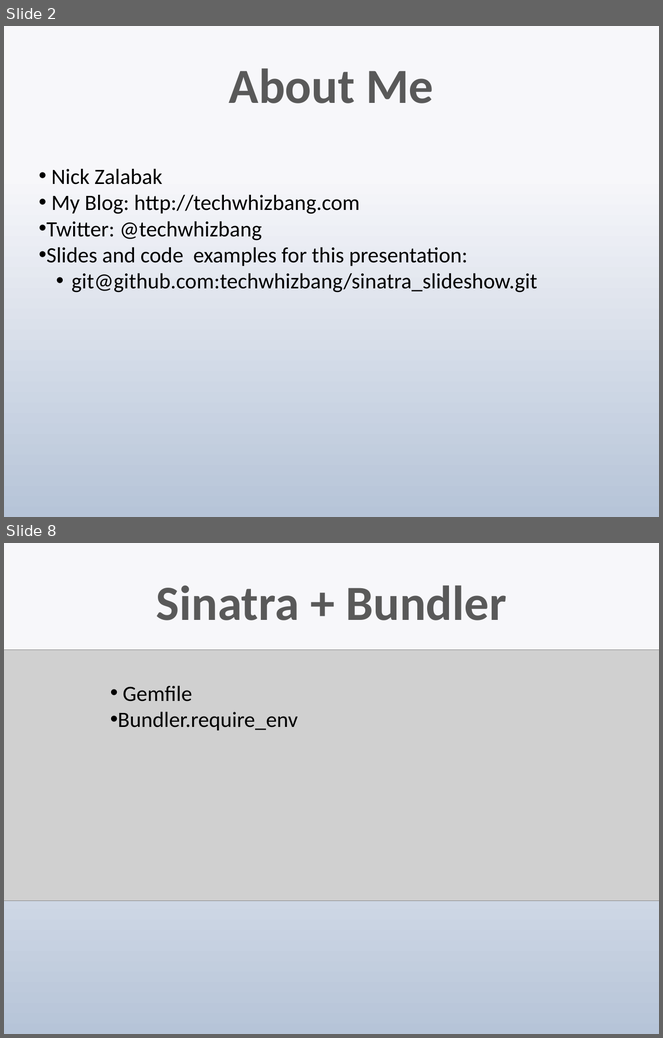
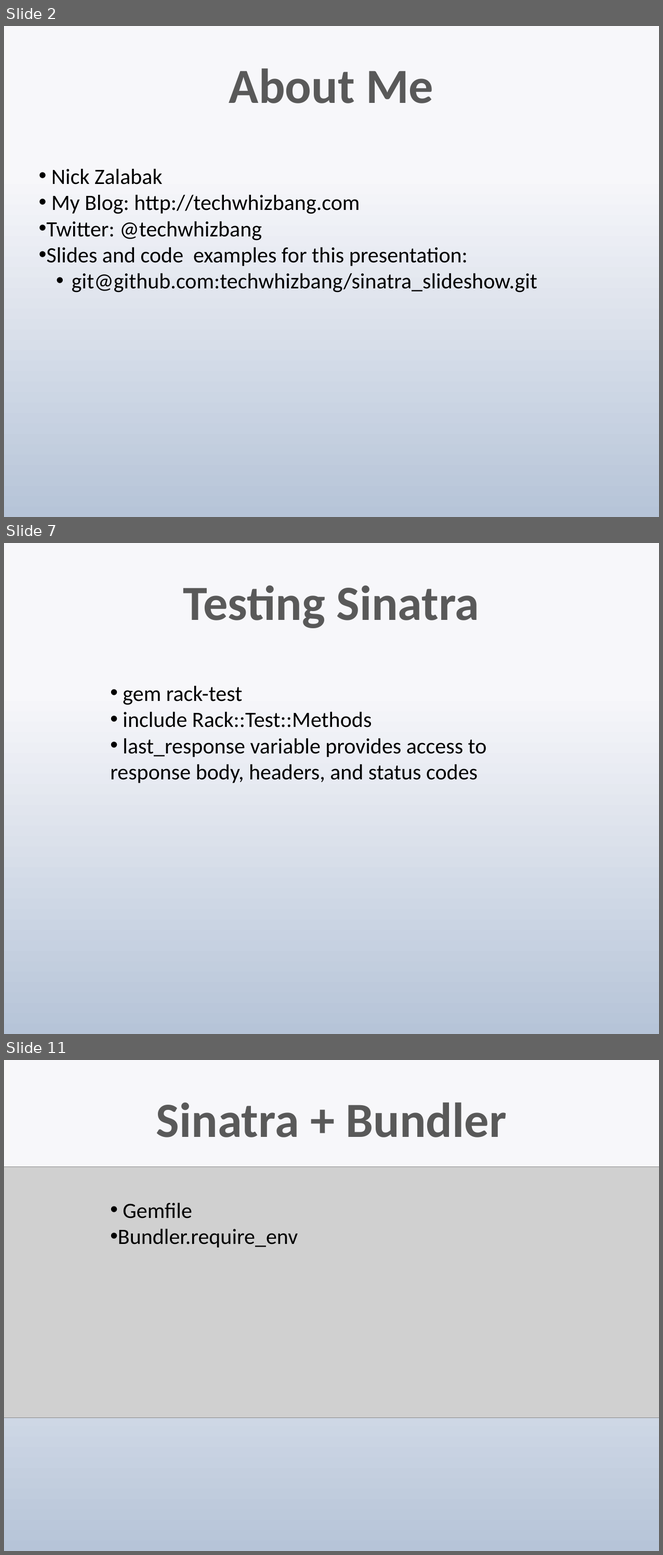
Before and after one commit to techwhizbang/sinatra_slideshow, a slide deck: sinatra.pptx. Shown one above the other, each under a label of ours: slides 2 and 8 before the commit, slides 2, 7 and 11 after it; the slides between them are not shown. The pictures are 663x1038 and 663x1555 pixels, drawn with LibreOffice and Linux fonts; fonts in the diff are those of the drawing; grey boxes stand for pictures. Boxes give left, top, right and bottom in pixels: in the first picture for what was removed or moved away, otherwise in the second. Text is boxed around its words. In the diff, an @@ line names an element or a change of style, - is before the commit and + after.

```diff
--- a/sinatra.pptx
+++ b/sinatra.pptx
@@ slide 7 added at <box>4,543,659,1034</box>, background gradient #F7F9FB to #B7C6D9 @@
@@ title added at <box>183,585,480,628</box>, 54 pt, text gradient #595959 to #262626, bold @@
+Testing Sinatra
@@ text added at <box>110,685,487,783</box>, 24 pt, text #000000 @@
+• gem rack-test
+• include Rack::Test::Methods
+• last_response variable provides access to response body, headers, and status codes
@@ what was slide 8 is now slide 11 @@
```
Also in this commit, not shown: 5 slides changed, 5 other slides added, 2 slides removed.
